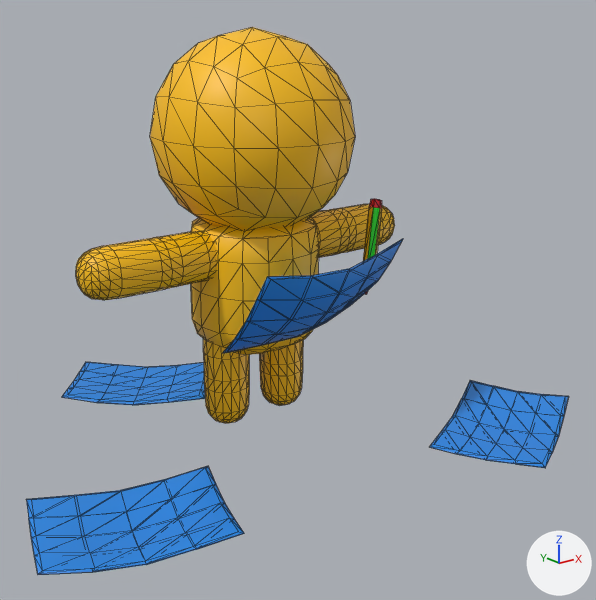
Before and after pictures for a commit that changed the glTF model static/map_maker.gltf.
Camera for both pictures: a camera (50 mm lens) standing at (-1.84, -2.58, 1.48) and looking at (0.04, -0.24, 0.54). The lights are fixed; the arrows at lower right show +X, +Y and +Z. Mesh edges are drawn as thin lines. Where no turn or scale is listed for an object, it has been applied to the vertices.
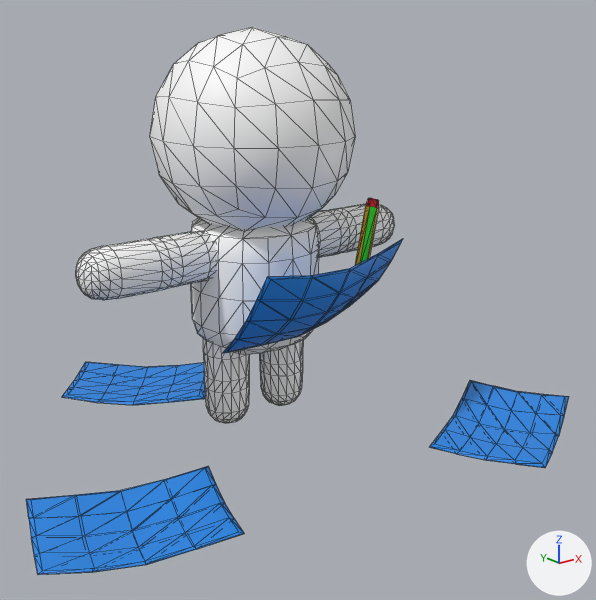
The change, as a diff of the scene's bpy script:
```diff
--- a/static/map_maker.gltf.py
+++ b/static/map_maker.gltf.py
@@ mat_material_001 @@
+mat_material_001 = bpy.data.materials.new('Material.001')
+mat_material_001.use_nodes = True; mat_material_001.node_tree.nodes.clear()
+_N = mat_material_001.node_tree.nodes; _L = mat_material_001.node_tree.links
+n0 = _N.new('ShaderNodeBsdfPrincipled'); n0.name = 'Principled BSDF'
+n1 = _N.new('ShaderNodeOutputMaterial'); n1.name = 'Material Output'
+n2 = _N.new('ShaderNodeVertexColor'); n2.name = 'Color Attribute'
+_L.new(n0.outputs[0], n1.inputs[0])  # 'BSDF' to 'Surface'
+_L.new(n2.outputs[0], n0.inputs[0])  # 'Color' to 'Base Color'
@@ mat_material_011 @@
+mat_material_011 = principled_material('Material.011')
+mat_material_011.base_color = (0.0, 0.8, 0.00376)  # green #00e70c
@@ me_cube_002 @@
 me_cube_002.from_pydata(...)  # 826 vertices, 1598 faces; spans x -0.73..0.73, y -0.39..0.37, z -0.35..1.18
-me_cube_002.materials.append(mat_material_002)
+me_cube_002.materials.append(mat_material_001)
@@ me_cylinder_1 @@
+me_cylinder_1.from_pydata(...)  # 24 vertices, 44 faces; spans x -0.87..0.87, y -1.0..1.0, z -1.0..0.73
+# faces by material slot: [32, 6, 6]
+me_cylinder_1.materials.append(mat_material_005)  # red #e70828
+me_cylinder_1.materials.append(mat_material_011)  # green #00e70c
+me_cylinder_1.materials.append(mat_material_007)  # yellow #e7bc00
@@ ob_cylinder @@
-ob_cylinder = bpy.data.objects.new('Cylinder', me_cylinder)
-ob_cylinder.location = (0.4, -0.245, 0.663)
-ob_cylinder.rotation_euler = (-0.169, 0.246, -0.0762)  # degrees (-9.7, 14, -4.4)
-ob_cylinder.scale = (-0.0272, -0.0272, -0.22)
@@ ob_pencil @@
+ob_pencil = bpy.data.objects.new('Pencil', me_cylinder_1)
+ob_pencil.location = (0.366, -0.243, 0.672)
+ob_pencil.rotation_euler = (-0.174, 0.341, -0.0934)  # degrees (-10, 20, -5.4)
+ob_pencil.scale = (-0.0272, -0.0272, -0.22)
```

What differs and where, as boxes [x1, y1, x2, y2] in the pictures (596 x 600 px):
'Simple.Character', recoloured (yellow to white): [76, 27, 395, 423] in both
'Cube', recoloured: [223, 239, 403, 353] in both
'Pencil', added: after [355, 198, 379, 265]
    faces in mat_material_007 (yellow #e7bc00): [355, 206, 378, 265]
    faces in mat_material_011 (green #00e70c): [360, 206, 376, 263]
'Cylinder', deleted: before [363, 199, 382, 294]
    faces in mat_material_007 (yellow #e7bc00): [363, 207, 382, 261]
    faces in mat_material_006 (green #00e70c): [368, 207, 380, 259]
